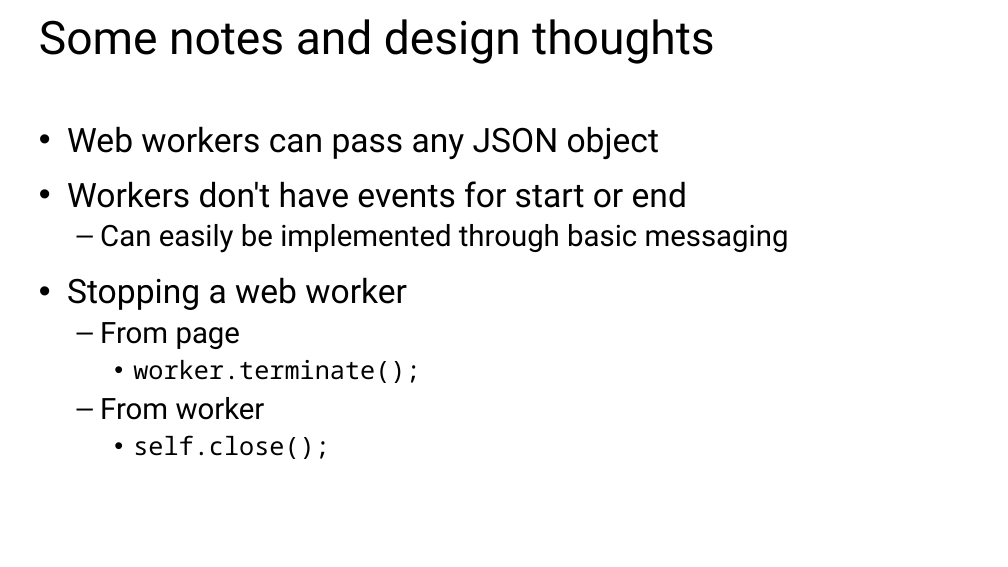
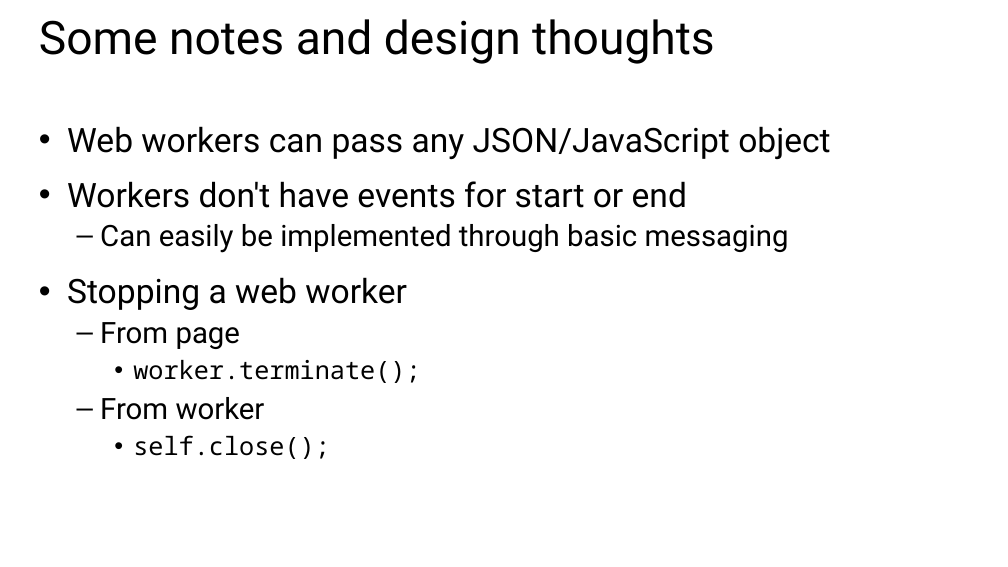
Before and after one commit to Amart85/JavaScript-Experienced-Developers, a slide deck: slide 8 of Slides/Module 3 - Web workers.pptx. Drawn at 1008x567 pixels with LibreOffice and Linux fonts; fonts in the diff are those of the drawing. Boxes give left, top, right and bottom in pixels: in the first picture for what was removed or moved away, otherwise in the second. Text is boxed around its words. In the diff, an @@ line names an element or a change of style, - is before the commit and + after.

```diff
--- a/Slides/Module 3 - Web workers.pptx
+++ b/Slides/Module 3 - Web workers.pptx
@@ text at (x1=67, y1=126, x2=830, y2=159): text changed @@
-• Web workers can pass any JSON object
+• Web workers can pass any JSON/JavaScript object
```
Also in this commit, not shown: 1 other file.
